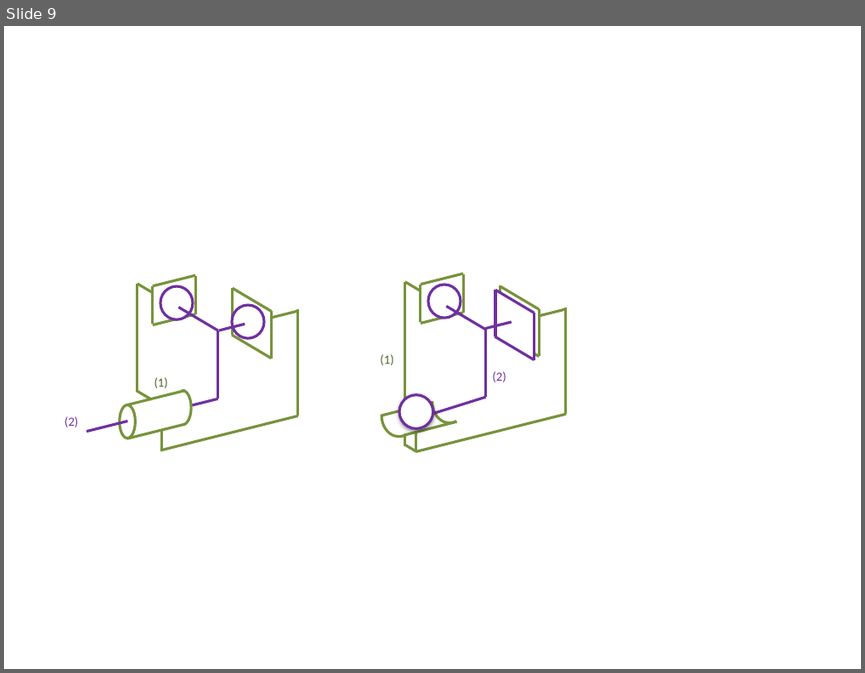
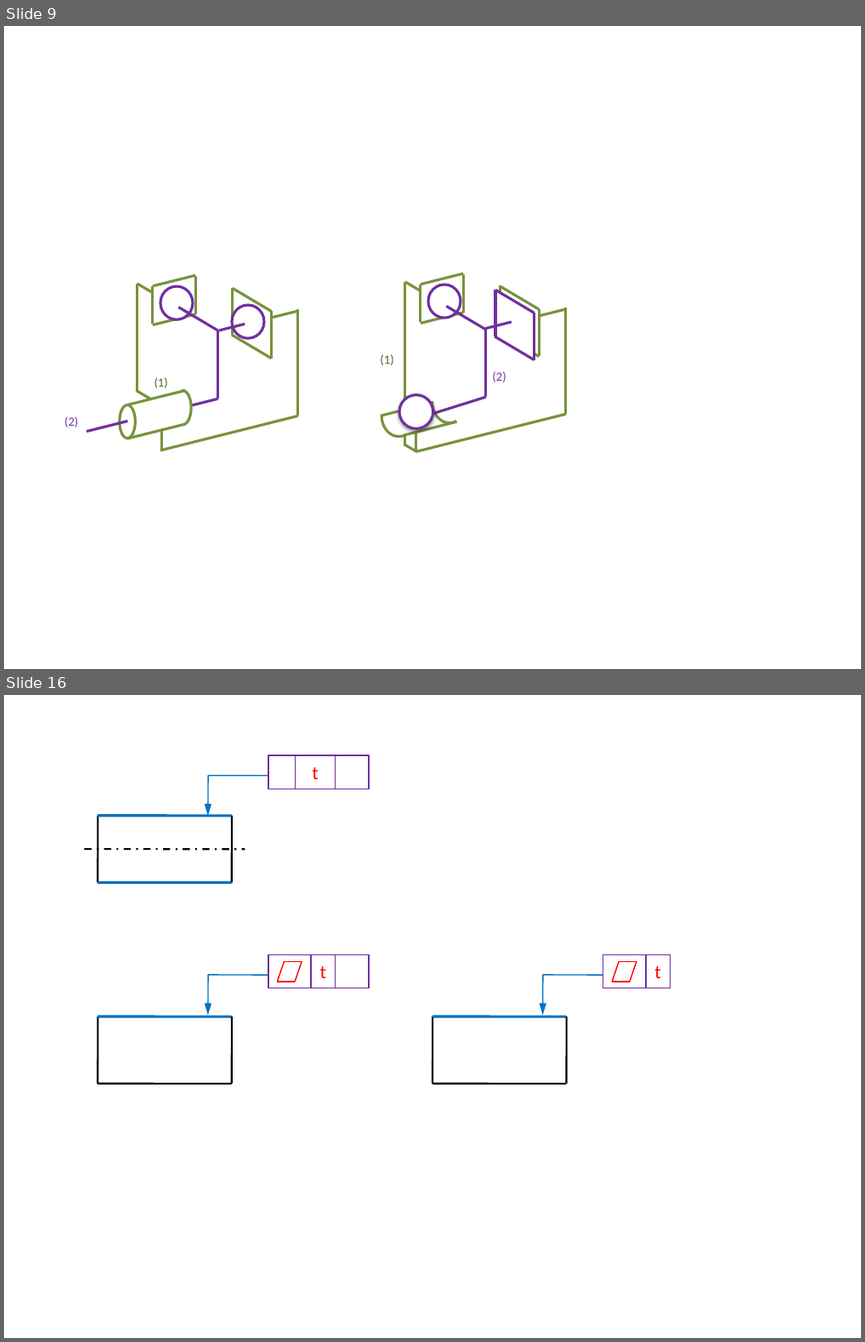
Before and after one commit to xpessoles/07_Etude_Systemes_Mecaniques_Analyser_Concevoir_Realiser, a slide deck: Realiser/04_SpecificationGeometrique/Cours/Word_2015/Figures.pptx. Shown one above the other, each under a label of ours: slide 9 before the commit, slides 9 and 16 after it; the slides between them are not shown. The pictures are 865x673 and 865x1342 pixels, drawn with LibreOffice and Linux fonts; fonts in the diff are those of the drawing. Boxes give left, top, right and bottom in pixels: in the first picture for what was removed or moved away, otherwise in the second. Text is boxed around its words. In the diff, an @@ line names an element or a change of style, - is before the commit and + after.

```diff
--- a/Realiser/04_SpecificationGeometrique/Cours/Word_2015/Figures.pptx
+++ b/Realiser/04_SpecificationGeometrique/Cours/Word_2015/Figures.pptx
@@ slide 16 added at (x1=4, y1=695, x2=861, y2=1338), background #FFFFFF @@
@@ group added at (x1=208, y1=755, x2=369, y2=816): 2 rectangles, 1 arrow, 1 line, 1 text @@
+t
@@ line added from (98, 883) to (98, 816), #000000 1.5 pt @@
@@ line added from (98, 816) to (232, 816), #0070C0 2.25 pt @@
@@ line added from (232, 883) to (232, 816), #000000 1.5 pt @@
@@ line added from (85, 849) to (245, 849), #000000 1.5 pt dashed @@
@@ line added from (98, 883) to (232, 883), #0070C0 2.25 pt @@
@@ line added from (284, 961) to (278, 981), #FF0000 1 pt @@
@@ line added from (302, 961) to (284, 961), #FF0000 1 pt @@
@@ line added from (302, 961) to (295, 981), #FF0000 1 pt @@
@@ group added at (x1=208, y1=954, x2=368, y2=1015): 2 rectangles, 1 arrow, 1 line, 1 text @@
+t
@@ line added from (619, 961) to (613, 981), #FF0000 1 pt @@
@@ line added from (636, 961) to (619, 961), #FF0000 1 pt @@
@@ line added from (636, 961) to (630, 981), #FF0000 1 pt @@
@@ group added at (x1=543, y1=954, x2=670, y2=1015): 2 rectangles, 1 arrow, 1 line, 1 text @@
+t
@@ line added from (295, 981) to (278, 981), #FF0000 1 pt @@
@@ line added from (630, 981) to (613, 981), #FF0000 1 pt @@
@@ line added from (98, 1083) to (98, 1016), #000000 1.5 pt @@
@@ line added from (98, 1016) to (232, 1016), #0070C0 2.25 pt @@
@@ line added from (232, 1083) to (232, 1016), #000000 1.5 pt @@
@@ line added from (432, 1083) to (432, 1016), #000000 1.5 pt @@
@@ line added from (432, 1016) to (566, 1016), #0070C0 2.25 pt @@
@@ line added from (566, 1083) to (566, 1016), #000000 1.5 pt @@
@@ line added from (98, 1083) to (232, 1083), #000000 1.5 pt @@
@@ line added from (432, 1083) to (566, 1083), #000000 1.5 pt @@
```
Also in this commit, not shown: 1 slide changed, 28 other slides added, 2 other files.
